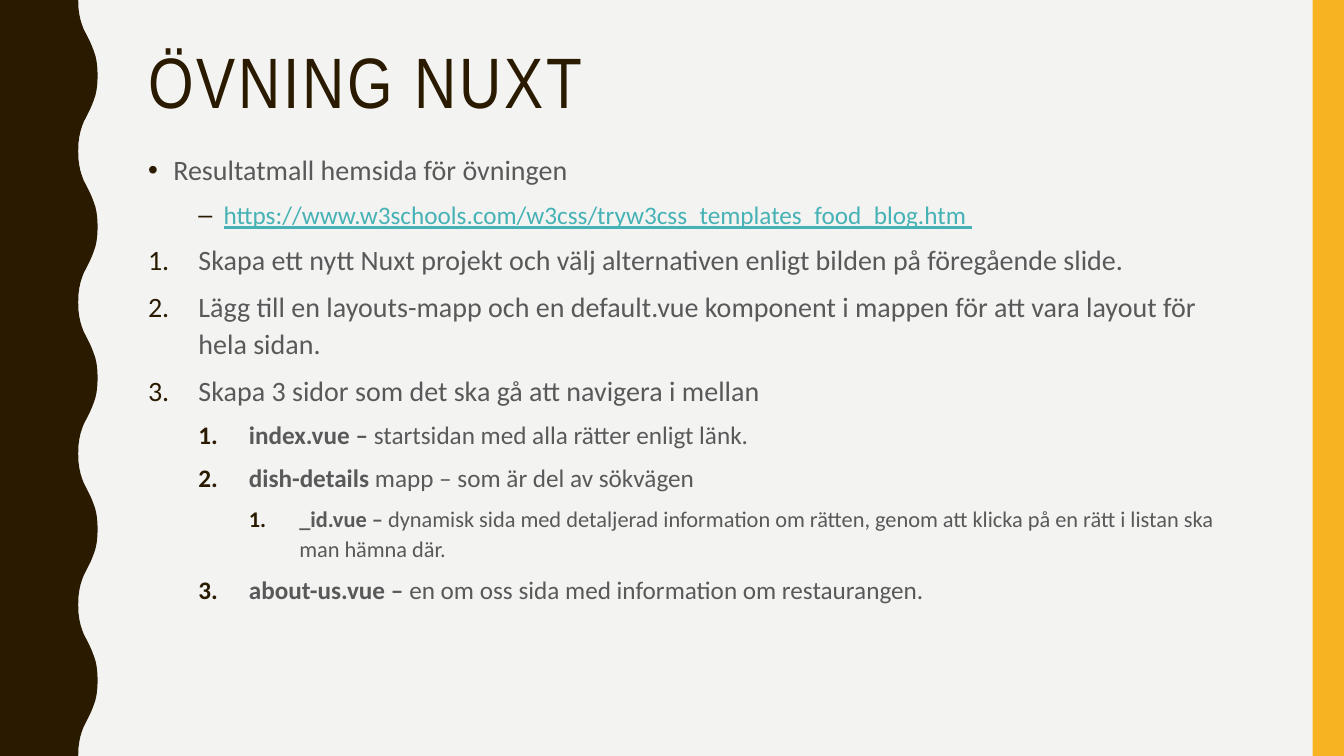
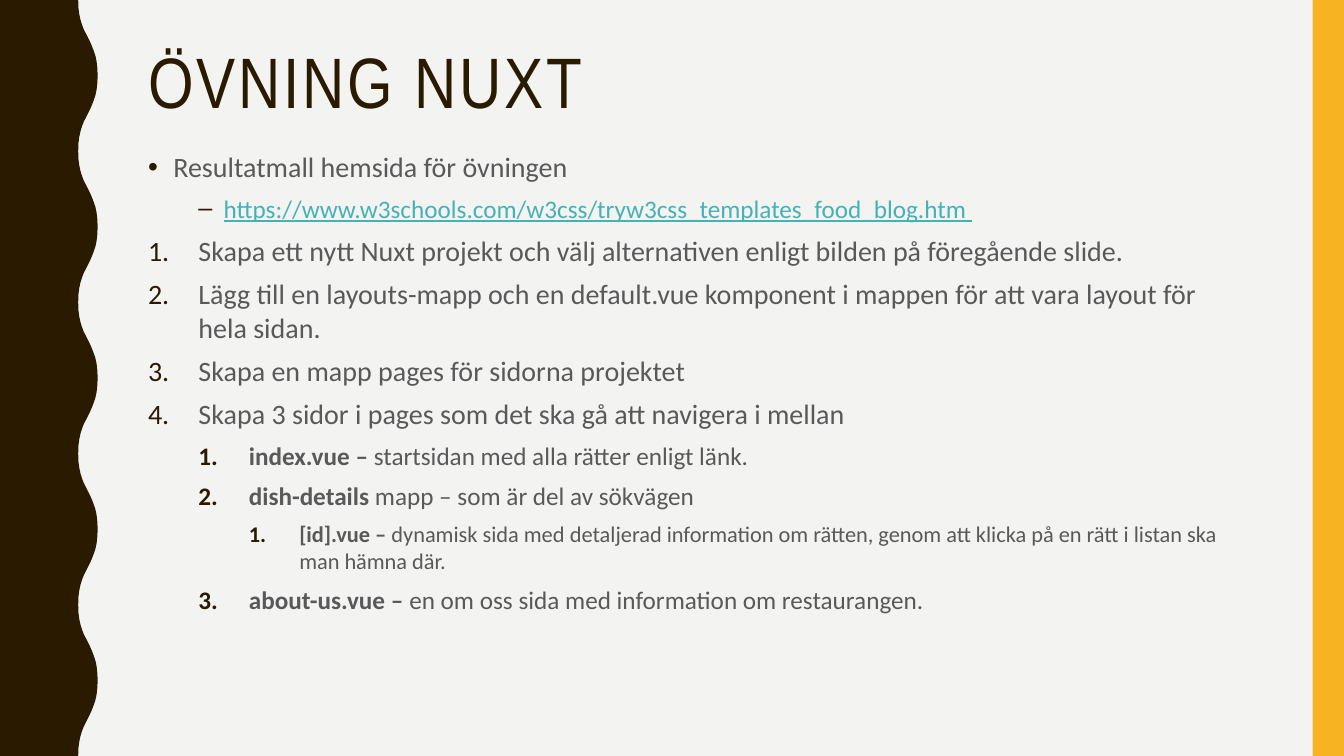
Before and after one commit to abbjetmus/220S-Nuxt, a slide deck: slide 8 of Bygga-Blogg.pptx. Drawn at 1344x756 pixels with LibreOffice and Linux fonts; fonts in the diff are those of the drawing. Boxes give left, top, right and bottom in pixels: in the first picture for what was removed or moved away, otherwise in the second. Text is boxed around its words. In the diff, an @@ line names an element or a change of style, - is before the commit and + after.

```diff
--- a/Bygga-Blogg.pptx
+++ b/Bygga-Blogg.pptx
@@ text at (173,157,1196,614): line spacing 1.1 to 1 @@
@@ text at (198,361,844,429): text changed @@
-3. Skapa 3 sidor som det ska gå att navigera i mellan
+3. Skapa en mapp pages för sidorna projektet
+4. Skapa 3 sidor i pages som det ska gå att navigera i mellan
@@ text at (299,525,1216,569): text changed @@
-    1. _id.vue – dynamisk sida med detaljerad information om rätten, genom att klicka på en rätt i listan ska man hämna där.
+    1. [id].vue – dynamisk sida med detaljerad information om rätten, genom att klicka på en rätt i listan ska man hämna där.
```
Also in this commit, not shown: 4 other slides changed, 1 slide removed, 1 other file.
